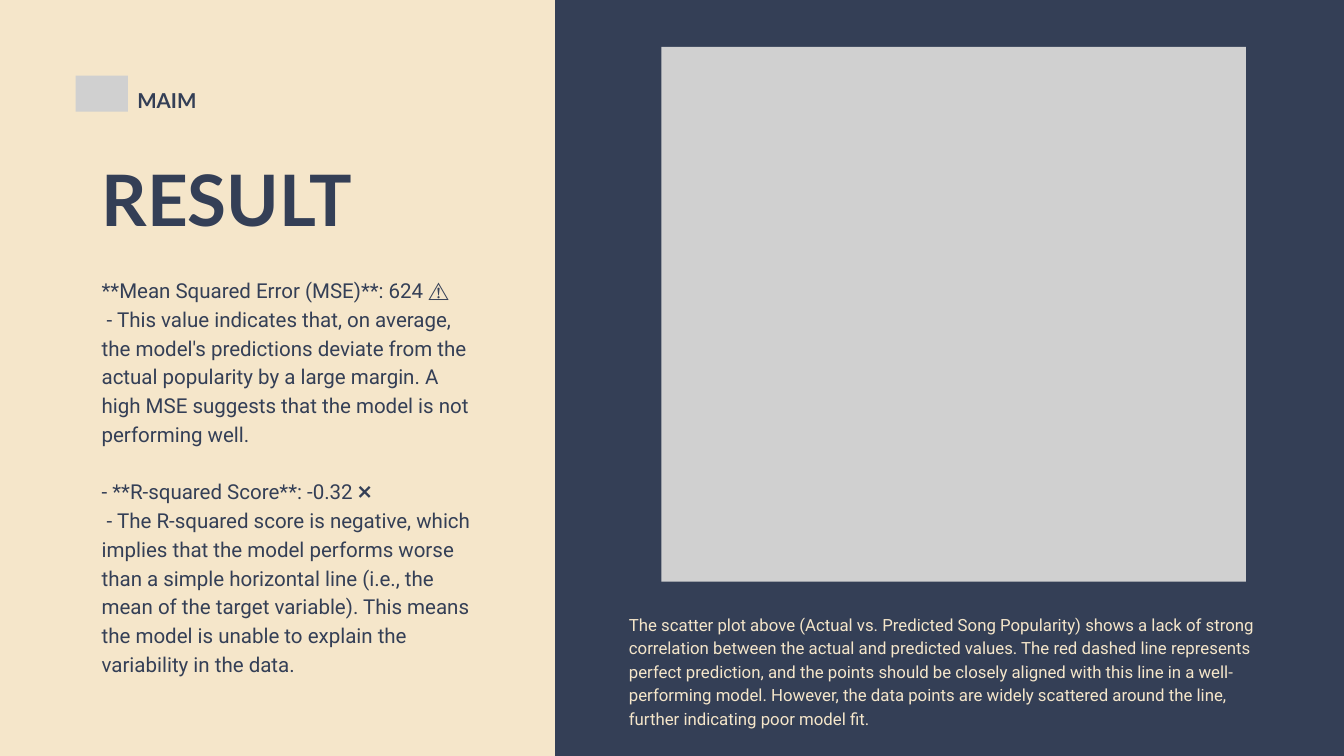
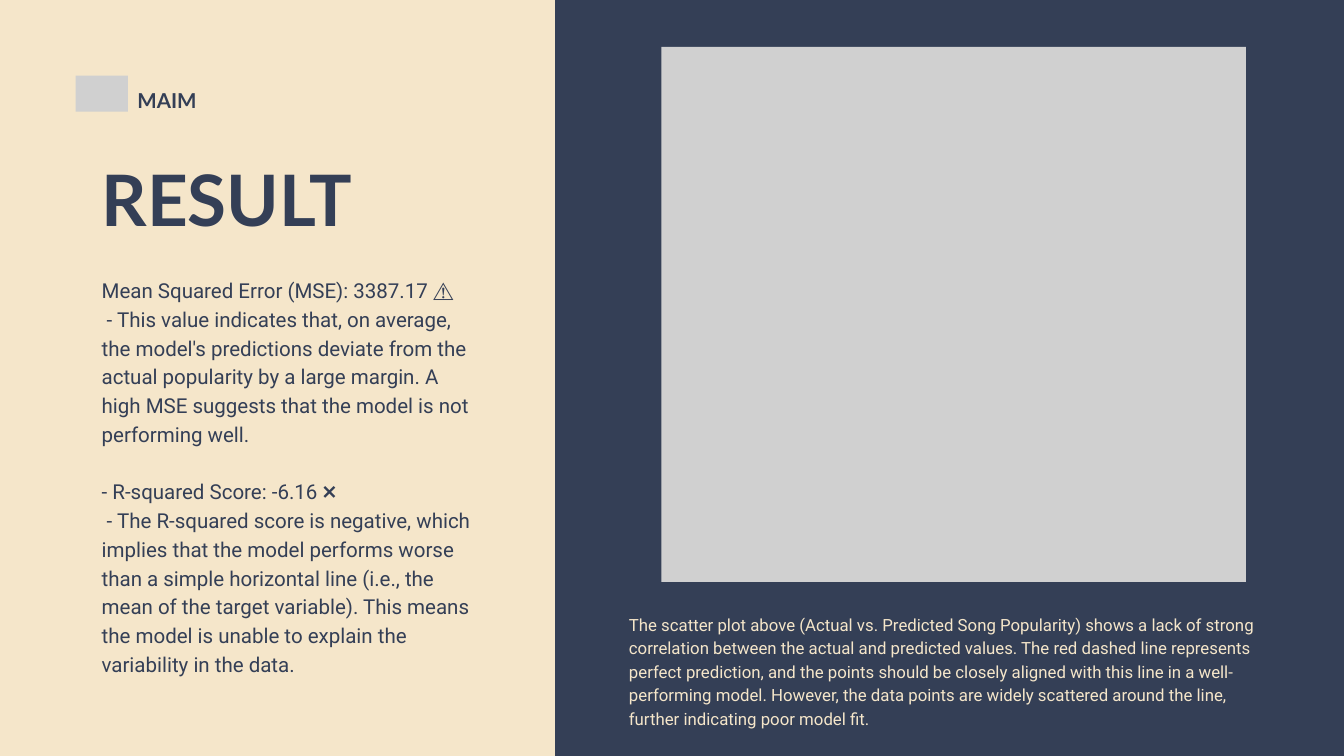
Before and after one commit to mohamed682004/MAIM-final-project, a slide deck: slide 9 of final project presentation.pptx. Drawn at 1344x756 pixels with LibreOffice and Linux fonts; fonts in the diff are those of the drawing; grey boxes stand for pictures. Boxes give left, top, right and bottom in pixels: in the first picture for what was removed or moved away, otherwise in the second. Text is boxed around its words. In the diff, an @@ line names an element or a change of style, - is before the commit and + after.

```diff
--- a/final project presentation.pptx
+++ b/final project presentation.pptx
@@ freeform shape at (556,0,1344,756): outline redrawn @@
@@ text at (102,282,428,303): text changed @@
-**Mean Squared Error (MSE)**: 624 ⚠️
+Mean Squared Error (MSE): 3387.17 ⚠️
@@ text at (112,483,318,503): text changed @@
-- **R-squared Score**: -0.32 ❌
+- R-squared Score: -6.16 ❌
```
Also in this commit, not shown: 24 other slides changed.
